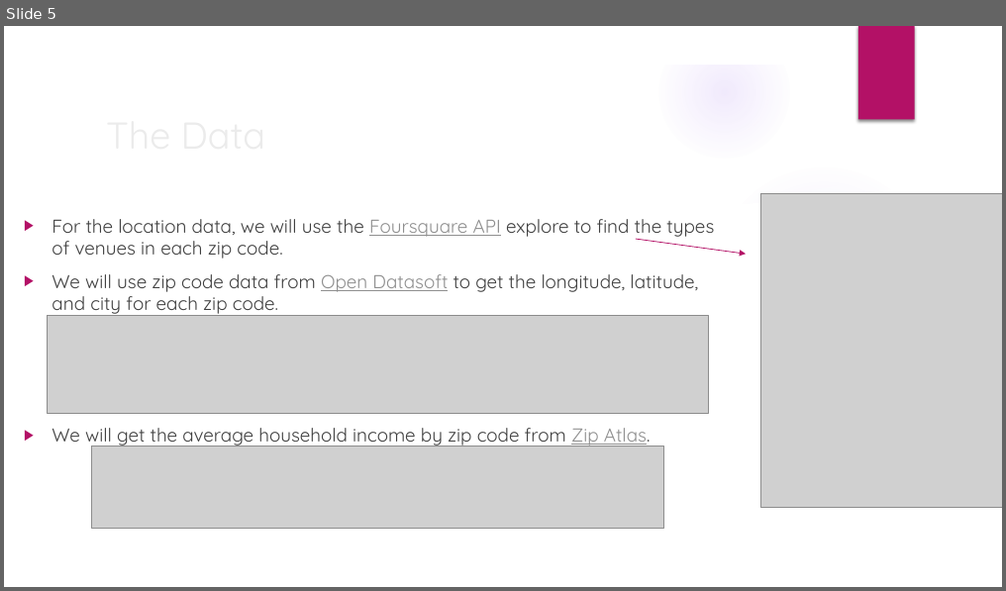
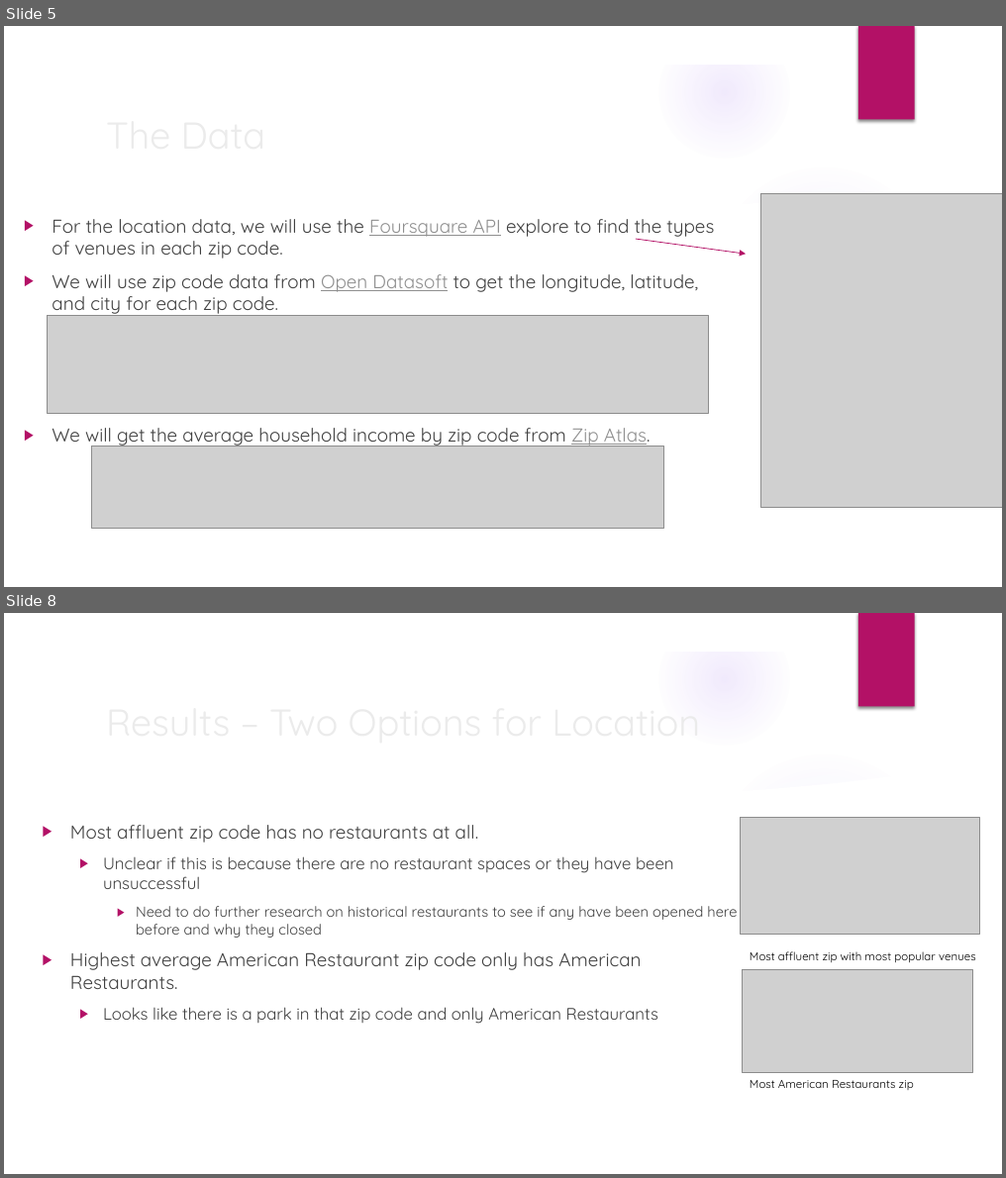
Before and after one commit to emhalls/Capstone, a slide deck: EHallstrom Applied Data Science Capstone.pptx. Shown one above the other, each under a label of ours: slide 5 before the commit, slides 5 and 8 after it; the slides between them are not shown. The pictures are 1006x591 and 1006x1178 pixels, drawn with LibreOffice and Linux fonts; fonts in the diff are those of the drawing; grey boxes stand for pictures; background and template pictures are left out. Boxes give left, top, right and bottom in pixels: in the first picture for what was removed or moved away, otherwise in the second. Text is boxed around its words. In the diff, an @@ line names an element or a change of style, - is before the commit and + after.

```diff
--- a/EHallstrom Applied Data Science Capstone.pptx
+++ b/EHallstrom Applied Data Science Capstone.pptx
@@ slide 8 added at bbox=[4, 613, 1002, 1174], background picture (left out); not listed: 9 template elements that a slide beside it also shows @@
@@ title added at bbox=[98, 692, 816, 750], 36 pt, text #EBEBEB @@
+Results – Two Options for Location
@@ picture added at bbox=[740, 818, 979, 935] @@
@@ text added at bbox=[70, 825, 737, 1024], 16 pt, text #404040 @@
+▶ Most affluent zip code has no restaurants at all.
+  ▶ Unclear if this is because there are no restaurant spaces or they have been unsuccessful
+    ▶ Need to do further research on historical restaurants to see if any have been opened here before and why they closed
+▶ Highest average American Restaurant zip code only has American Restaurants.
+  ▶ Looks like there is a park in that zip code and only American Restaurants
@@ text added at bbox=[749, 952, 976, 962], 11 pt, text #000000 @@
+Most affluent zip with most popular venues
@@ picture added at bbox=[743, 969, 973, 1072] @@
@@ text added at bbox=[749, 1080, 914, 1090], 11 pt, text #000000 @@
+Most American Restaurants zip
```
Also in this commit, not shown: 5 slides changed, 1 other slide added, 2 slides removed, 1 other file.
